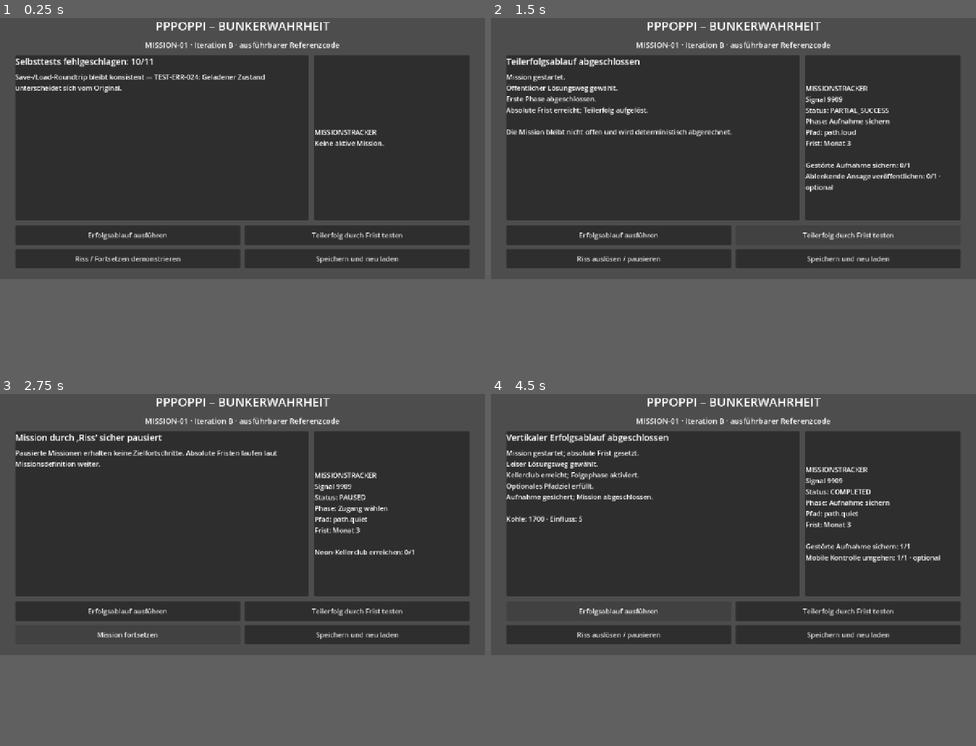
Above: before the commit, frames 1-4 (two rows, left to right).
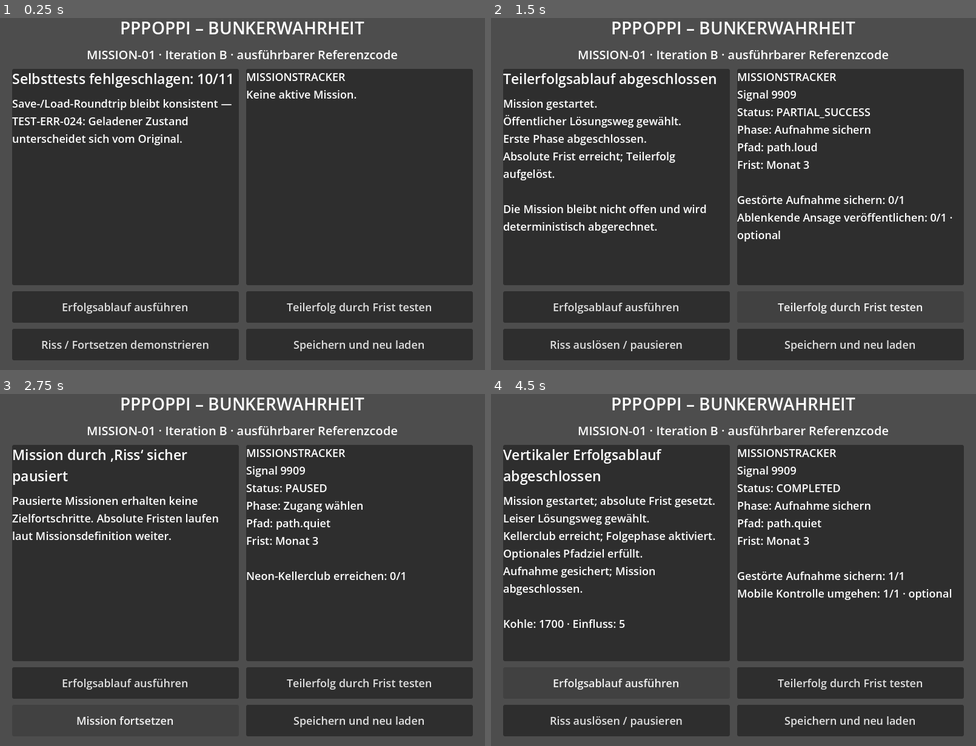
Above: after the commit, the same moments.

Repository: provoware/GAME2026
Game: Godot game, scene res://scenes/main/main.tscn
Two runs of this game, one before a commit and one after it. Both use one fixed random seed, a clock stepped at 60 frames per second and the inputs below.
Inputs:
- Up to frame 1 (0.25 s): no input
- Up to frame 2 (1.5 s): click "Erfolgsablauf ausführen" at 0.5 s; click "Teilerfolg durch Frist testen" at 1.25 s
- Up to frame 3 (2.75 s): click "Riss auslösen / pausieren" at 2 s
- Up to frame 4 (4.5 s): click "Mission fortsetzen" at 2.75 s; click "Speichern und neu laden" at 3.5 s; click "Erfolgsablauf ausführen" at 4.25 s
In our replay, the window is 800x450 before the commit and 800x600 after it. These sizes can differ from the game's own. Grey fills any space a smaller window leaves; there, only what the larger window draws over its background counts as a difference.

The runs differ from the first frame. In frame 1, 24% of the frame differs, in the area x 0-100%, y 1-100%; in frame 2, 28%; in frame 3, 25%; in frame 4, 27%.

Commit message:
Improve 800x600 mission UI readability and add layout regression checks

Diff:
--- a/project.godot
+++ b/project.godot
@@ -9,10 +9,10 @@
 boot_splash/show_image=false
 
 [display]
-window/size/viewport_width=1280
-window/size/viewport_height=720
-window/size/window_width_override=1280
-window/size/window_height_override=720
+window/size/viewport_width=800
+window/size/viewport_height=600
+window/size/window_width_override=800
+window/size/window_height_override=600
 window/stretch/mode="canvas_items"
 
 [rendering]
--- a/scenes/main/main.tscn
+++ b/scenes/main/main.tscn
@@ -16,20 +16,20 @@
 anchors_preset = 15
 anchor_right = 1.0
 anchor_bottom = 1.0
-offset_left = 40.0
-offset_top = 28.0
-offset_right = -40.0
-offset_bottom = -28.0
+offset_left = 20.0
+offset_top = 16.0
+offset_right = -20.0
+offset_bottom = -16.0
 grow_horizontal = 2
 grow_vertical = 2
 
 [node name="VBoxContainer" type="VBoxContainer" parent="MarginContainer"]
 layout_mode = 2
-theme_override_constants/separation = 14
+theme_override_constants/separation = 10
 
 [node name="Title" type="Label" parent="MarginContainer/VBoxContainer"]
 layout_mode = 2
-theme_override_font_sizes/font_size = 32
+theme_override_font_sizes/font_size = 28
 text = "PPPOPPI – BUNKERWAHRHEIT"
 horizontal_alignment = 1
 
@@ -38,28 +38,37 @@
 theme_override_font_sizes/font_size = 20
 text = "MISSION-01 · Iteration B · ausführbarer Referenzcode"
 horizontal_alignment = 1
+autowrap_mode = 2
 
 [node name="Columns" type="HBoxContainer" parent="MarginContainer/VBoxContainer"]
 layout_mode = 2
 size_flags_vertical = 3
-theme_override_constants/separation = 16
+theme_override_constants/separation = 12
 
 [node name="StatusPanel" type="PanelContainer" parent="MarginContainer/VBoxContainer/Columns"]
 layout_mode = 2
 size_flags_horizontal = 3
 
-[node name="StatusContent" type="VBoxContainer" parent="MarginContainer/VBoxContainer/Columns/StatusPanel"]
+[node name="StatusScroll" type="ScrollContainer" parent="MarginContainer/VBoxContainer/Columns/StatusPanel"]
 layout_mode = 2
+size_flags_horizontal = 3
+size_flags_vertical = 3
+focus_mode = 2
+horizontal_scroll_mode = 0
+
+[node name="StatusContent" type="VBoxContainer" parent="MarginContainer/VBoxContainer/Columns/StatusPanel/StatusScroll"]
+layout_mode = 2
+size_flags_horizontal = 3
 theme_override_constants/separation = 12
 
-[node name="StatusLabel" type="Label" parent="MarginContainer/VBoxContainer/Columns/StatusPanel/StatusContent"]
+[node name="StatusLabel" type="Label" parent="MarginContainer/VBoxContainer/Columns/StatusPanel/StatusScroll/StatusContent"]
 unique_name_in_owner = true
 layout_mode = 2
 theme_override_font_sizes/font_size = 23
 text = "Initialisierung …"
 autowrap_mode = 2
 
-[node name="DetailLabel" type="Label" parent="MarginContainer/VBoxContainer/Columns/StatusPanel/StatusContent"]
+[node name="DetailLabel" type="Label" parent="MarginContainer/VBoxContainer/Columns/StatusPanel/StatusScroll/StatusContent"]
 unique_name_in_owner = true
 layout_mode = 2
 size_flags_vertical = 3
@@ -68,12 +77,22 @@
 autowrap_mode = 2
 
 [node name="TrackerPanel" type="PanelContainer" parent="MarginContainer/VBoxContainer/Columns"]
-custom_minimum_size = Vector2(410, 0)
+custom_minimum_size = Vector2(280, 0)
+layout_mode = 2
+size_flags_horizontal = 3
 layout_mode = 2
 
-[node name="TrackerLabel" type="Label" parent="MarginContainer/VBoxContainer/Columns/TrackerPanel"]
+[node name="TrackerScroll" type="ScrollContainer" parent="MarginContainer/VBoxContainer/Columns/TrackerPanel"]
+layout_mode = 2
+size_flags_horizontal = 3
+size_flags_vertical = 3
+focus_mode = 2
+horizontal_scroll_mode = 0
+
+[node name="TrackerLabel" type="Label" parent="MarginContainer/VBoxContainer/Columns/TrackerPanel/TrackerScroll"]
 unique_name_in_owner = true
 layout_mode = 2
+size_flags_horizontal = 3
 theme_override_font_sizes/font_size = 18
 text = "MISSIONSTRACKER"
 autowrap_mode = 2
Not shown, changed: .github/workflows/validate.yml
Not shown, changed: CHANGELOG.md
Not shown, changed: README.md
Not shown, changed: docs/PROJECT_STATUS.md
Not shown, added: tools/check_small_screen_layout.py
